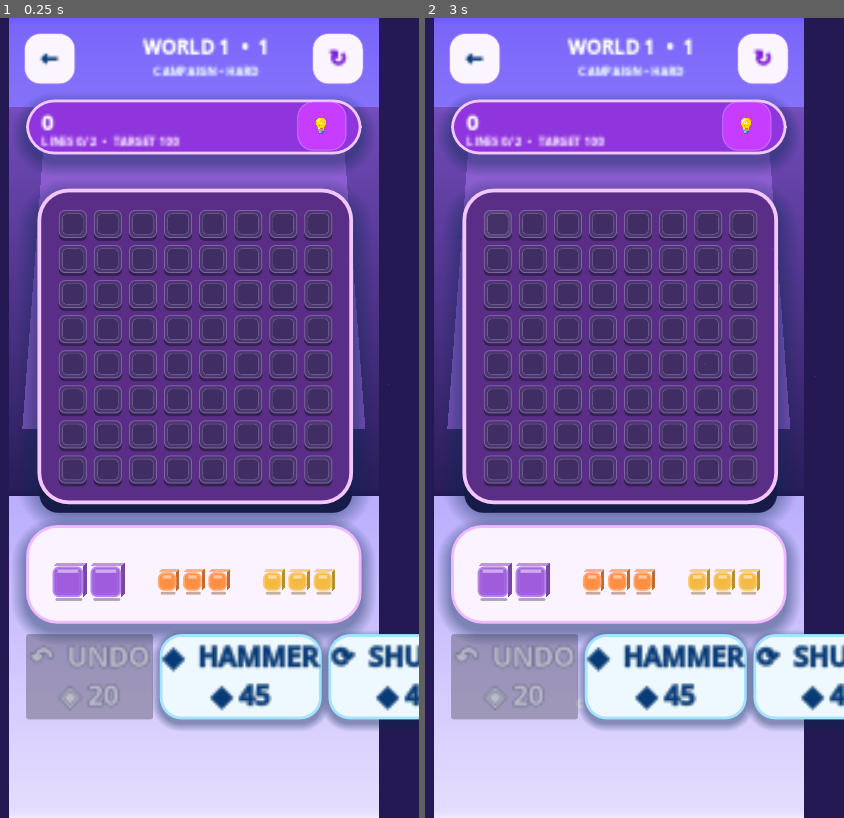
Above: before the commit, frames 1-2 (left to right).
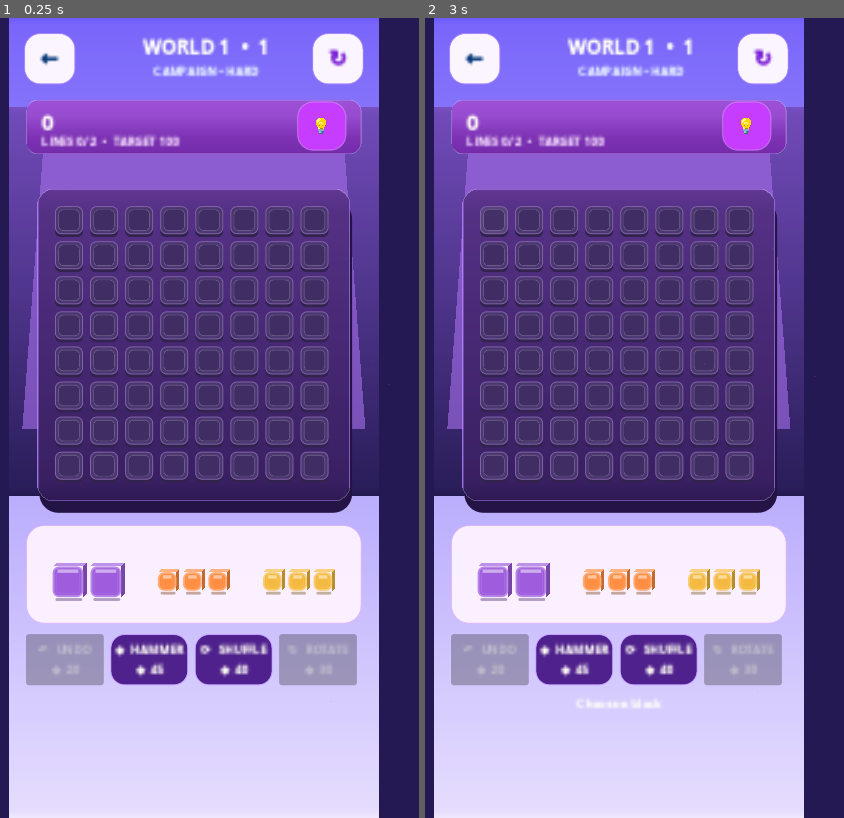
Above: after the commit, the same moments.

Repository: eghosa001/unjam
Game: Godot game, scene res://scenes/BlockPuzzle.tscn
Same seed, same stepped clock (60 frames per second), same inputs: the game is played once before the commit and once after it. This scene is started directly instead of the project's main scene.
Inputs (mouse positions are in pixels of both pictures, inside the frame that each line leads up to):
- Up to frame 1 (0.25 s): no input
- Up to frame 2 (3 s): click "←" at 0.5 s; click "↻" at 1.25 s; click "💡" at 2 s; click (496, 226) at 2.77 s

The runs differ from the first frame. In frame 1, 32% of the frame differs, in the area x 3-100%, y 9-89%; in frame 2, 32%.

Commit message:
Keep legacy Block polish from overriding Figma gameplay styles

Diff:
--- a/scripts/game/block_puzzle_final_polish.gd
+++ b/scripts/game/block_puzzle_final_polish.gd
@@ -24,6 +24,11 @@
 	_style_premium_surface(dark)
 
 func _style_premium_surface(dark: bool) -> void:
+	# The audited Figma gameplay shell already contains its final materials,
+	# depths and dimensions. The legacy premium skin changes borders/shadows and
+	# therefore changes PanelContainer minimum sizes, so it must not restyle it.
+	if find_child("FigmaBlock390x844", true, false) != null:
+		return
 	var score_card := find_child("BlockScoreCard", true, false) as PanelContainer
 	if score_card != null:
 		score_card.add_theme_stylebox_override("panel", Unjam3DTheme.panel_3d(Color("54207f") if dark else Color("8f35dd"), 30, Color("f2c6ff"), 3, 16))
